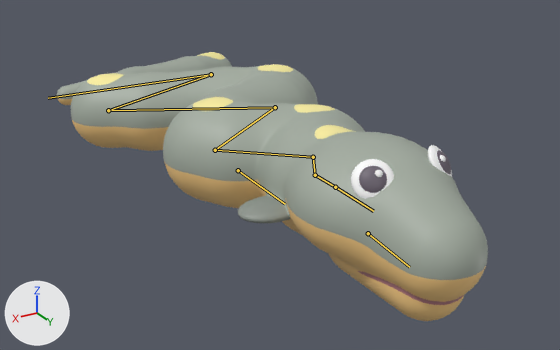
The glTF model game/art/models/electric_eel.glb, before and after one commit.
The view is the same before and after, from a 50 mm lens placed at (0.444, 0.824, 0.404), pointed at (-0.033, 0.029, 0.006). Every picture has the same lights, and +X, +Y and +Z are marked at lower left. The older version comes first. Both versions are drawn at frame 5 of the action 'attack2'; the numbers are the values there. The bones that bend it are drawn over the model as lines.

Names of what the first picture shows: 'electric_eel_toon', 'electric_eel_toon_face'.
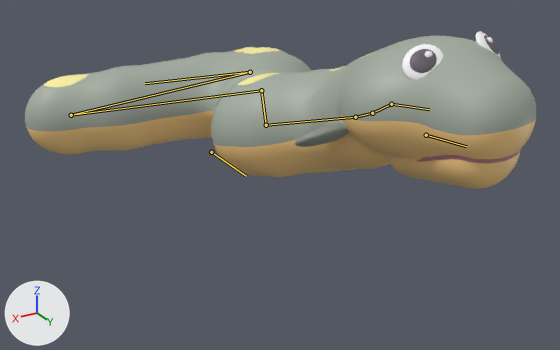
What differs and where, as boxes [x1, y1, x2, y2] in the pictures (560 x 350 px):
'electric_eel_toon', posed (18% wider, 43% shorter)
    before: [56, 52, 488, 321]
    after: [25, 36, 536, 189]
'electric_eel_toon_face', posed (11% shorter)
    before: [351, 145, 452, 199]
    after: [402, 32, 501, 80]
bone 'root', root to tip
    before: (238, 170) to (285, 204)
    after: (211, 152) to (246, 176)
bone 'hips', root to tip
    before: (275, 107) to (215, 150)
    after: (261, 90) to (266, 125)
bone 'chest', root to tip
    before: (215, 150) to (313, 157)
    after: (266, 125) to (355, 117)
bone 'neck', root to tip
    before: (313, 157) to (315, 175)
    after: (355, 117) to (372, 113)
bone 'neck2', root to tip
    before: (315, 175) to (335, 187)
    after: (372, 113) to (391, 104)
bone 'head', root to tip
    before: (335, 187) to (373, 211)
    after: (391, 104) to (429, 109)
bone 'tail1', root to tip
    before: (275, 107) to (108, 110)
    after: (261, 90) to (71, 115)
bone 'tail2', root to tip
    before: (108, 110) to (211, 74)
    after: (71, 115) to (250, 72)
bone 'tail3', root to tip
    before: (211, 74) to (48, 98)
    after: (250, 72) to (145, 83)

The change in detail:
Bone 'root' (bone_root) moves from (0.0, -0.024, 0.0) to (0.0, -0.103, 0.0).
Bone 'root' (bone_root) is rescaled from (1.0, 1.0, 1.0) to (1.2, 0.84, 1.06).
Bone 'hips' (bone_hips) turns from (0, 0, 0) to (0, 0, 34) degrees about its own x, y and z.
Bone 'chest' (bone_chest) turns from (0, 0, 0) to (9, 0, -46) degrees about its own x, y and z.
Bone 'neck' (bone_neck) turns from (2, 0, 0) to (12, 0, 37) degrees about its own x, y and z.
Bone 'neck2' (bone_neck2) turns from (0, 0, 0) to (6, 0, -18) degrees about its own x, y and z.
Bone 'head' (bone_head) turns from (-1, 0, 0) to (-18, 0, 0) degrees about its own x, y and z.
Bone 'tail1' (bone_tail1) turns from (0, 0, 0) to (0, 0, 19) degrees about its own x, y and z.
Bone 'tail2' (bone_tail2) turns from (0, 0, -3) to (0, 0, 29) degrees about its own x, y and z.
Bone 'tail3' (bone_tail3) turns from (0, 0, -3) to (0, 0, 38) degrees about its own x, y and z.
